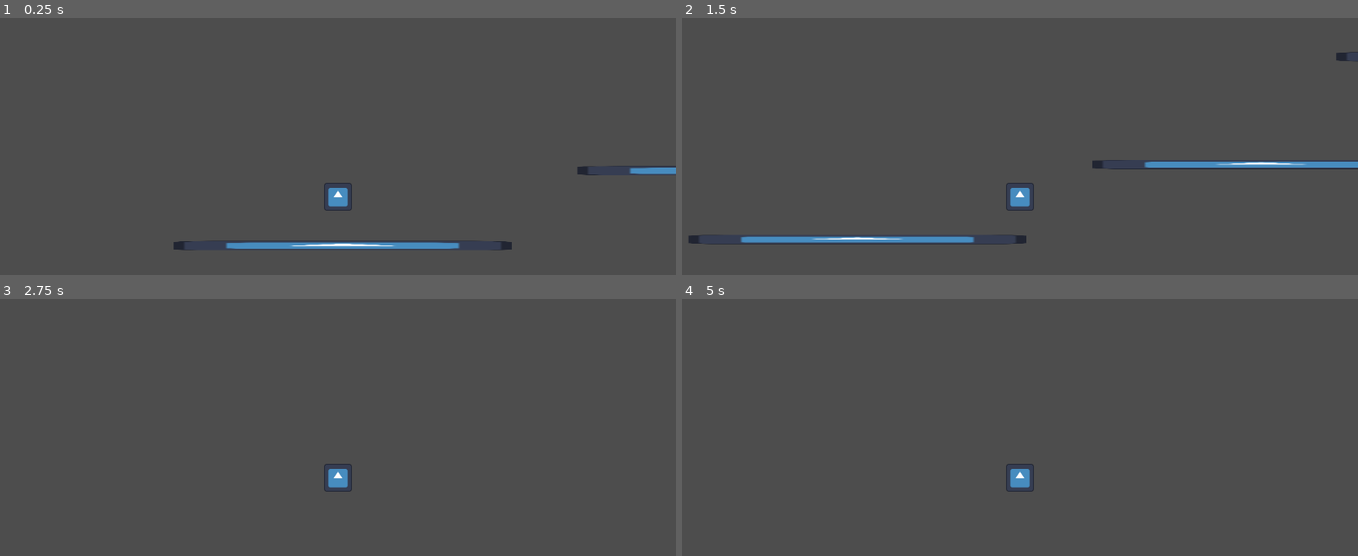
Above: before the commit, frames 1-4 (two rows, left to right).
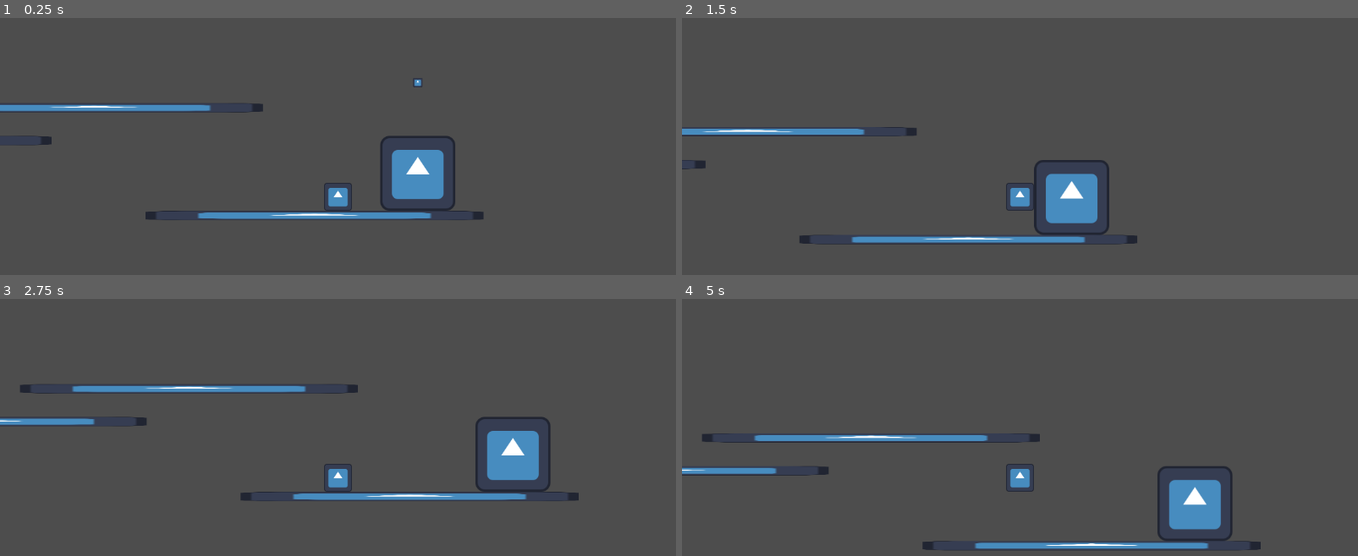
Above: after the commit, the same moments.

Repository: 24362-Jenny/food-scout
Game: Godot game, scene res://scenes/node_2d.tscn
Two runs of this game, one before a commit and one after it. Both use one fixed random seed, a clock stepped at 60 frames per second and the inputs below. The project has no main scene, so this scene is started directly. The engine's default icon, where the game draws it, is replaced by a stand-in: a white triangle on a blue panel in a dark square.
Inputs:
- Up to frame 1 (0.25 s): no input
- Up to frame 2 (1.5 s): hold Right (ui_right) from 0.53 s (still down); tap W (jump) at 0.77 s
- Up to frame 3 (2.75 s): tap W (jump) at 1.52 s; release Right (ui_right) at 2.03 s; hold Left (ui_left) from 2.03 s (still down)
- Up to frame 4 (5 s): release Left (ui_left) at 2.78 s; hold Right (ui_right) 2.78-4.28 s; tap W (jump) at 3.02, 3.77, 4.52 s; tap Enter at 4.25 s; hold Left (ui_left) from 4.28 s (still down)

The runs differ from the first frame. In frame 1, 5.7% of the frame differs, in the area x 0-100%, y 23-91%; in frame 2, 5.0%; in frame 3, 5.0%; in frame 4, 4.7%.

Commit message:
bullet code for enemy

Diff:
--- /dev/null
+++ b/scenes/bullet_1.tscn
@@ -0,0 +1,18 @@
+[gd_scene format=3 uid="uid://cms7xous2dlur"]
+
+[ext_resource type="Texture2D" uid="uid://cb1u3wvpoucrh" path="res://icon.svg" id="1_j3m4d"]
+[ext_resource type="Script" uid="uid://br8c47n40tta7" path="res://scripts/bullet_1.gd" id="1_v6s6y"]
+
+[sub_resource type="RectangleShape2D" id="RectangleShape2D_v6s6y"]
+size = Vector2(16, 16)
+
+[node name="bullet1" type="Area2D" unique_id=1766413708]
+script = ExtResource("1_v6s6y")
+metadata/_edit_group_ = true
+
+[node name="Sprite2D" type="Sprite2D" parent="." unique_id=69251149]
+scale = Vector2(0.125, 0.12499999)
+texture = ExtResource("1_j3m4d")
+
+[node name="CollisionShape2D" type="CollisionShape2D" parent="." unique_id=262039089]
+shape = SubResource("RectangleShape2D_v6s6y")
--- a/scenes/node_2d.tscn
+++ b/scenes/node_2d.tscn
@@ -2,6 +2,8 @@
 
 [ext_resource type="Script" uid="uid://bjybruywl5s5d" path="res://scripts/player.gd" id="1_4dvvg"]
 [ext_resource type="Texture2D" uid="uid://cb1u3wvpoucrh" path="res://icon.svg" id="2_rnjyy"]
+[ext_resource type="PackedScene" uid="uid://c28bwg6btrogx" path="res://scenes/enemy_1.tscn" id="3_rnjyy"]
+[ext_resource type="PackedScene" uid="uid://cms7xous2dlur" path="res://scenes/bullet_1.tscn" id="4_4vge2"]
 
 [sub_resource type="RectangleShape2D" id="RectangleShape2D_4vge2"]
 size = Vector2(48, 48)
@@ -12,7 +14,7 @@
 [node name="level one" type="Node2D" unique_id=313817924]
 
 [node name="Player" type="CharacterBody2D" parent="." unique_id=1362996761]
-position = Vector2(592, 440)
+position = Vector2(1896, 600)
 script = ExtResource("1_4dvvg")
 metadata/_edit_group_ = true
 
@@ -41,7 +43,7 @@
 shape = SubResource("RectangleShape2D_4dvvg")
 
 [node name="platform2" type="StaticBody2D" parent="." unique_id=69987413]
-position = Vector2(1200, 424)
+position = Vector2(1032, 504)
 metadata/_edit_group_ = true
 
 [node name="Sprite2D" type="Sprite2D" parent="platform2" unique_id=778933740]
@@ -54,7 +56,7 @@
 shape = SubResource("RectangleShape2D_4dvvg")
 
 [node name="platform3" type="StaticBody2D" parent="." unique_id=1448127487]
-position = Vector2(1864, 368)
+position = Vector2(1768, 632)
 metadata/_edit_group_ = true
 
 [node name="Sprite2D" type="Sprite2D" parent="platform3" unique_id=714173011]
@@ -67,7 +69,7 @@
 shape = SubResource("RectangleShape2D_4dvvg")
 
 [node name="platform4" type="StaticBody2D" parent="." unique_id=2095371965]
-position = Vector2(1616, 240)
+position = Vector2(1392, 448)
 metadata/_edit_group_ = true
 
 [node name="Sprite2D" type="Sprite2D" parent="platform4" unique_id=1524171854]
@@ -78,3 +80,9 @@
 [node name="CollisionShape2D" type="CollisionShape2D" parent="platform4" unique_id=1983942932]
 position = Vector2(88, 0)
 shape = SubResource("RectangleShape2D_4dvvg")
+
+[node name="enemy1" parent="." unique_id=1825134664 instance=ExtResource("3_rnjyy")]
+position = Vector2(2032, 560)
+
+[node name="bullet1" parent="." unique_id=1766413708 instance=ExtResource("4_4vge2")]
+position = Vector2(2032, 480)
--- /dev/null
+++ b/scripts/bullet_1.gd
@@ -0,0 +1,9 @@
+extends Area2D
+
+var speed = 300
+var direction : Vector2 = Vector2.UP
+
+
+# Called every frame. 'delta' is the elapsed time since the previous frame.
+func _process(delta: float) -> void:
+	translate(direction * speed * delta)
--- a/scripts/enemy_1.gd
+++ b/scripts/enemy_1.gd
@@ -1,10 +1,18 @@
 extends CharacterBody2D
 
-@onready var player = %Player # Or however you reference your player node
+@onready var player = %enemy1 # Or however you reference your player node
+
 var direction : Vector2 = Vector2.ZERO
 
-func _physics_process(delta):
+func _physics_process(_delta):
 	if player:
-		direction = (player.global_position - global position).normalized()
+		direction = (player.global_position - global_position).normalized()
+
+		# Example: Flip the sprite based on where the player is
+		if direction.x < 0:
+			$Sprite2D.flip_h = true
+		else:
+			$Sprite2D.flip_h = false
 
 	velocity = Vector2.ZERO
+	# Notice move_and_slide() is left out so it won't move at all
Not shown, added: scripts/bullet_1.gd.uid
